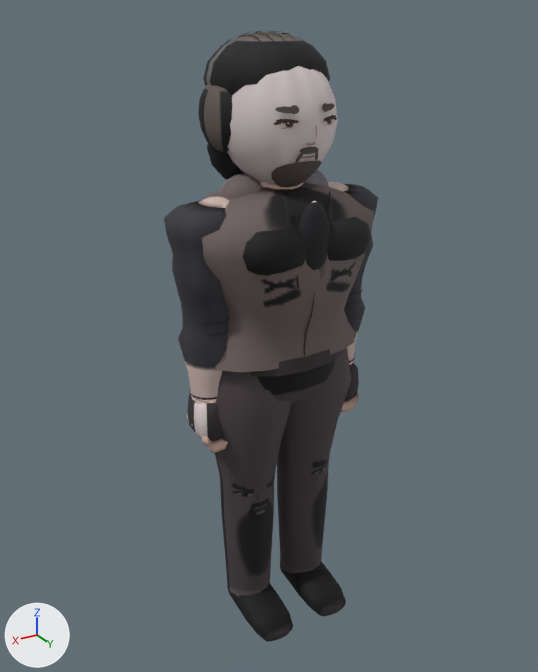
The glTF model assets/roster/models/mojajun_a.glb, before and after one commit.
One viewpoint serves both versions: a 50 mm camera at (1.169, 1.902, 1.974) aimed at (0.009, -0.031, 1.007). The axes (+X, +Y, +Z) are drawn at lower left. The lights are the same throughout. The picture after the commit comes second. Vertices at exactly the same position are counted once.

Objects in the first picture: 'Body'.
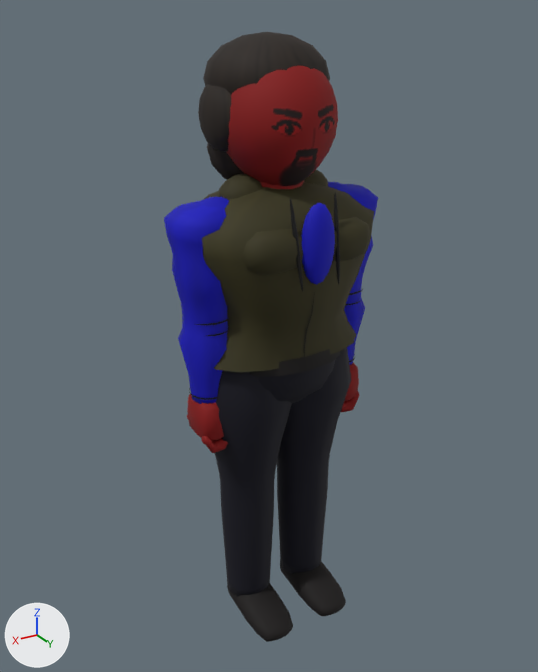
Where the change shows, as pixel boxes (x1, y1, x2, y2) in the pictures (538 x 672 px; the box of a moved part takes in the faces that stretch with it):
```json
{"object": "Body", "change": "reshaped", "before": [164, 30, 378, 642], "after": [164, 32, 378, 642]}
{"part": 1, "of": "me_mesh_0", "change": "moved or reshaped", "before": [328, 190, 334, 282], "after": [334, 192, 340, 284]}
{"part": 2, "of": "me_mesh_0", "change": "moved or reshaped", "before": [284, 197, 299, 289], "after": [290, 198, 303, 292]}
{"part": 3, "of": "me_mesh_0", "change": "deleted", "before": [274, 103, 337, 163]}
{"part": 4, "of": "me_mesh_0", "change": "moved or reshaped", "before": [225, 30, 338, 271], "after": [226, 66, 338, 285]}
{"part": 5, "of": "me_mesh_0", "change": "recoloured", "before": [164, 32, 378, 642], "after": [164, 32, 378, 642]}
```

The change, as JSON lines over the scene's bpy script:
```json
{"block": "me_mesh_0", "where": "# used by ob_body; location = (0.0, 0.0, 0.0)"}
{"op": "remove", "block": "me_mesh_0", "code": "me_mesh_0.from_pydata(...)  # 4954 vertices, 8904 faces; spans x -0.36..0.36, y -0.25..0.24, z -0.03..1.94"}
{"op": "add", "block": "me_mesh_0", "code": "me_mesh_0.from_pydata(...)  # 3913 vertices, 7298 faces; spans x -0.36..0.36, y -0.25..0.25, z -0.03..1.93"}
{"block": "me_mesh_0", "change": "me_mesh_0 part 1: the loose piece of 72 vertices spanning x -0.08..-0.06, y 0.16..0.22, z 1.25..1.52 is moved by (0.0, 0.03, 0.0)"}
{"block": "me_mesh_0", "change": "me_mesh_0 part 2: the loose piece of 72 vertices spanning x 0.06..0.08, y 0.16..0.22, z 1.25..1.52 is moved by (0.0, 0.03, 0.0)"}
{"block": "me_mesh_0", "change": "me_mesh_0 part 3: 21 loose pieces with 903 vertices, spanning x -0.1..0.1, y 0.15..0.18, z 1.6..1.76, are deleted"}
{"block": "me_mesh_0", "change": "me_mesh_0 part 4: 83 vertices moved from x -0.13..0.12, y -0.14..0.23, z 1.26..1.74 to x -0.09..0.09, y -0.1..0.25, z 1.26..1.74; 469 vertices removed from x -0.17..0.17, y -0.23..0.23, z 1.26..1.94; 331 vertices added at x -0.17..0.18, y -0.17..0.25, z 1.26..1.88"}
{"block": "me_mesh_0", "change": "me_mesh_0 part 5: 6252 kept faces spanning x -0.36..0.36, y -0.25..0.25, z -0.03..1.93 get new vertex colours"}
{"block": "me_mesh_0", "change": "other edits to the shape of me_mesh_0 do not show in these pictures"}
```
